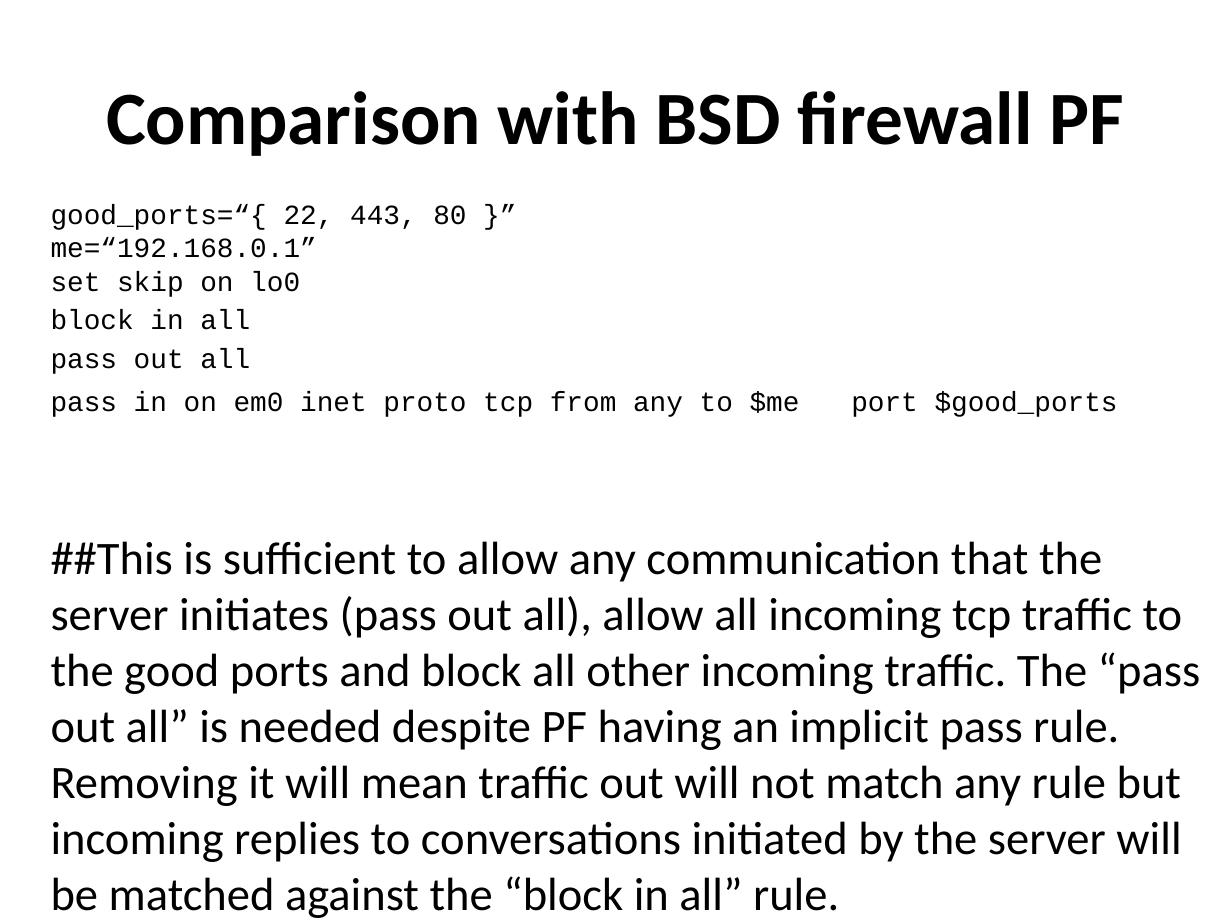
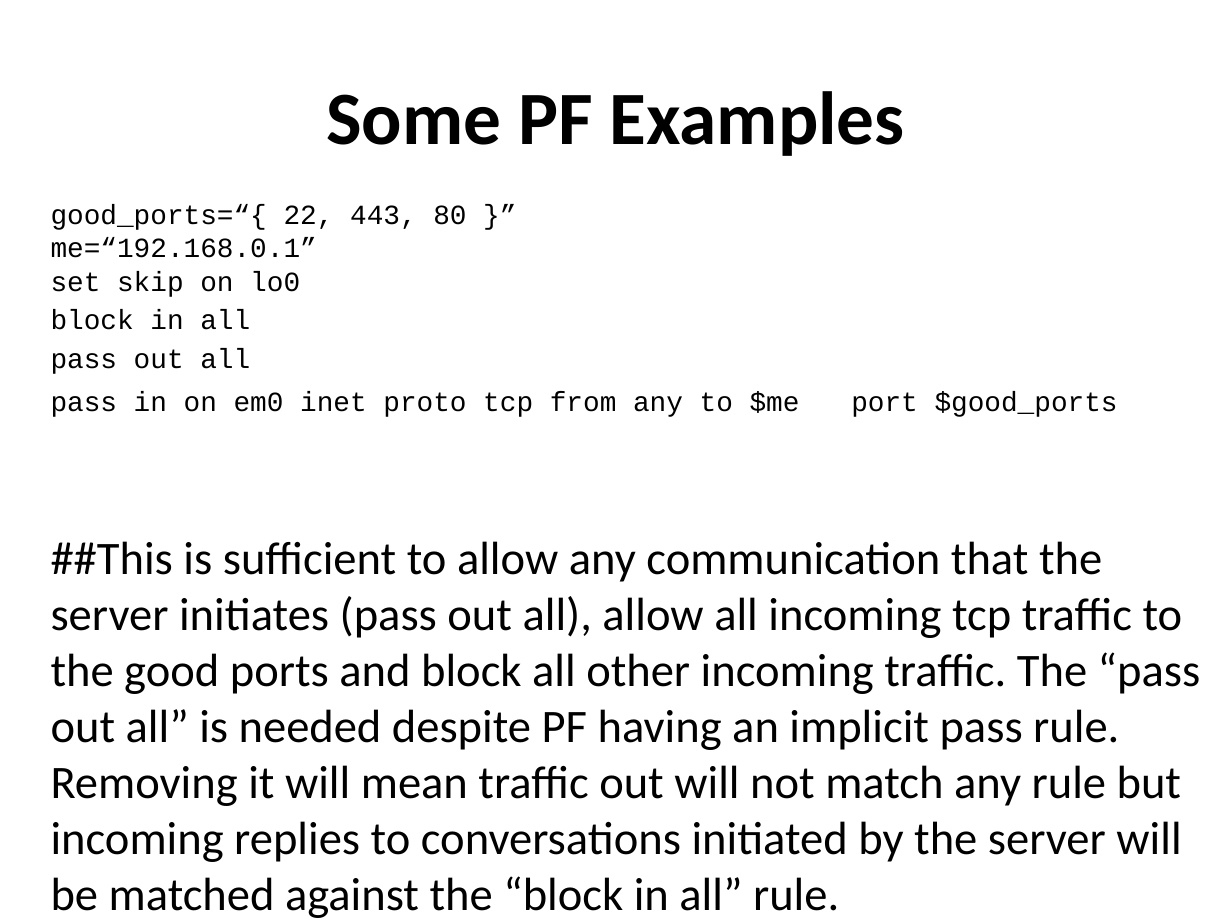
Before and after one commit to afnog/sse, a slide deck: slide 27 of firewalls/Firewalls_2019.pptx (slide 16 before the commit). Drawn at 1232x924 pixels with LibreOffice and Linux fonts; fonts in the diff are those of the drawing. Boxes give left, top, right and bottom in pixels: in the first picture for what was removed or moved away, otherwise in the second. Text is boxed around its words. In the diff, an @@ line names an element or a change of style, - is before the commit and + after.

Commit message:
firewall updates

```diff
--- a/firewalls/Firewalls_2019.pptx
+++ b/firewalls/Firewalls_2019.pptx
@@ title at [326,91,905,156]: text changed @@
-Comparison with BSD firewall PF
+Some PF Examples
```
Also in this commit, not shown: 2 other slides changed, 11 slides added, 3 other files.
